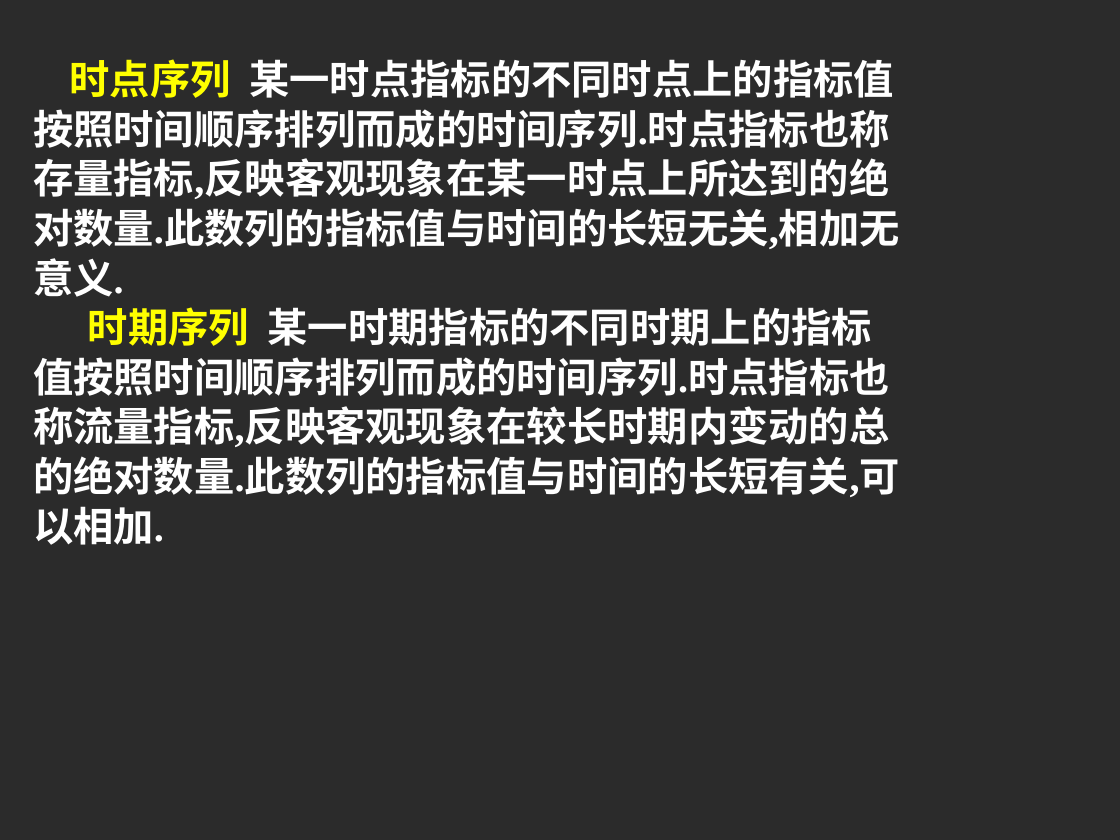
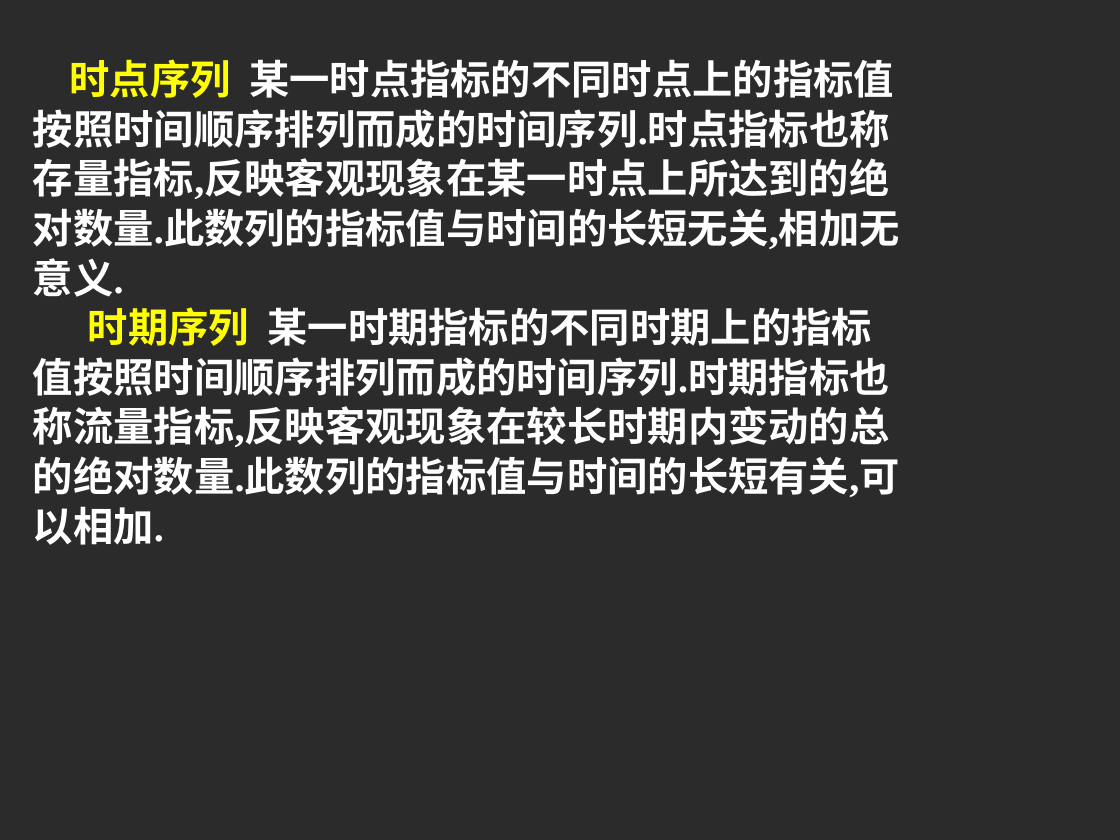
Before and after one commit to nfstat/qulity, a slide deck: slide 7 of chapter-3/管理数量方法与分析第三章-时间序列分析一.ppt. Drawn at 1120x840 pixels with LibreOffice and Linux fonts; fonts in the diff are those of the drawing; background and template pictures are left out; a plain dark background stands for a picture behind light text. Boxes give left, top, right and bottom in pixels: in the first picture for what was removed or moved away, otherwise in the second. Text is boxed around its words. In the diff, an @@ line names an element or a change of style, - is before the commit and + after.

```diff
--- a/chapter-3/管理数量方法与分析第三章-时间序列分析一.ppt
+++ b/chapter-3/管理数量方法与分析第三章-时间序列分析一.ppt
@@ text at (33,357,890,396): text changed @@
-值按照时间顺序排列而成的时间序列.时点指标也
+值按照时间顺序排列而成的时间序列.时期指标也
```
Also in this commit, not shown: 2 other slides changed.
